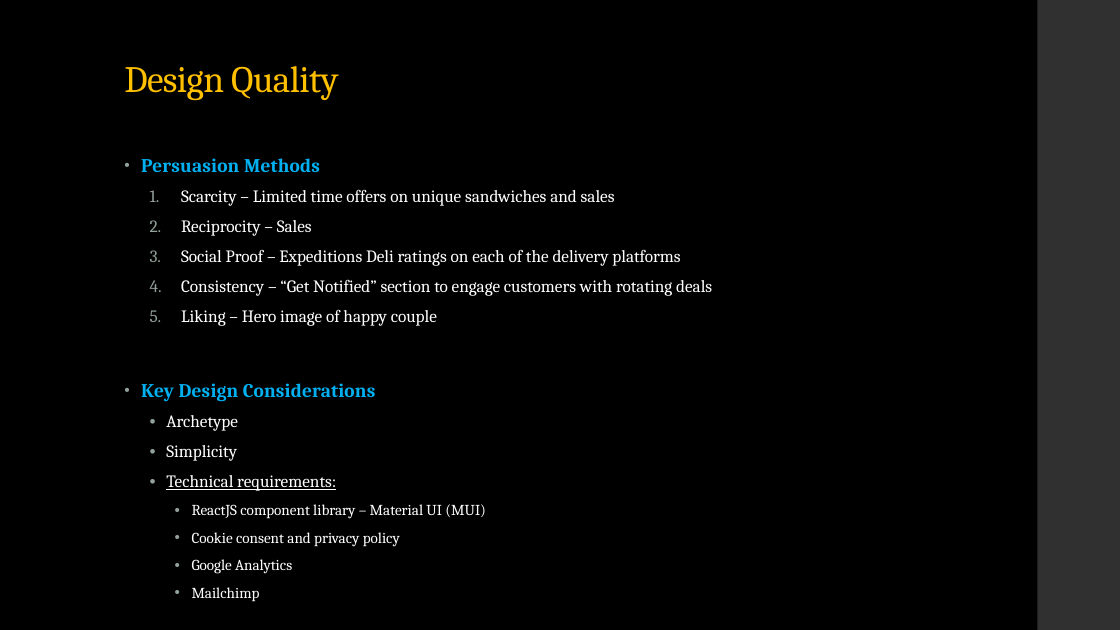
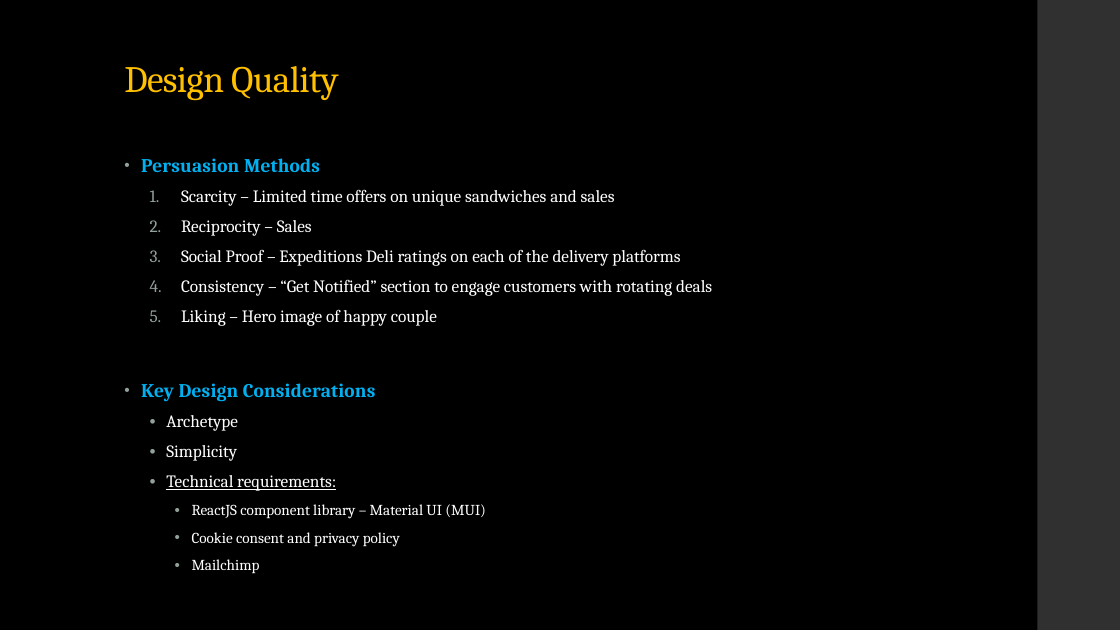
Before and after one commit to Tbyrne22/deli_final_project, a slide deck: slide 8 of IS601_Expeditions-deli.pptx. Drawn at 1120x630 pixels with LibreOffice and Linux fonts; fonts in the diff are those of the drawing. Boxes give left, top, right and bottom in pixels: in the first picture for what was removed or moved away, otherwise in the second. Text is boxed around its words. In the diff, an @@ line names an element or a change of style, - is before the commit and + after.

```diff
--- a/IS601_Expeditions-deli.pptx
+++ b/IS601_Expeditions-deli.pptx
@@ text at [192,559,292,574]: paragraph removed @@
-    • Google Analytics
```
Also in this commit, not shown: 3 other slides changed, 1 slide added, 1 other file.
